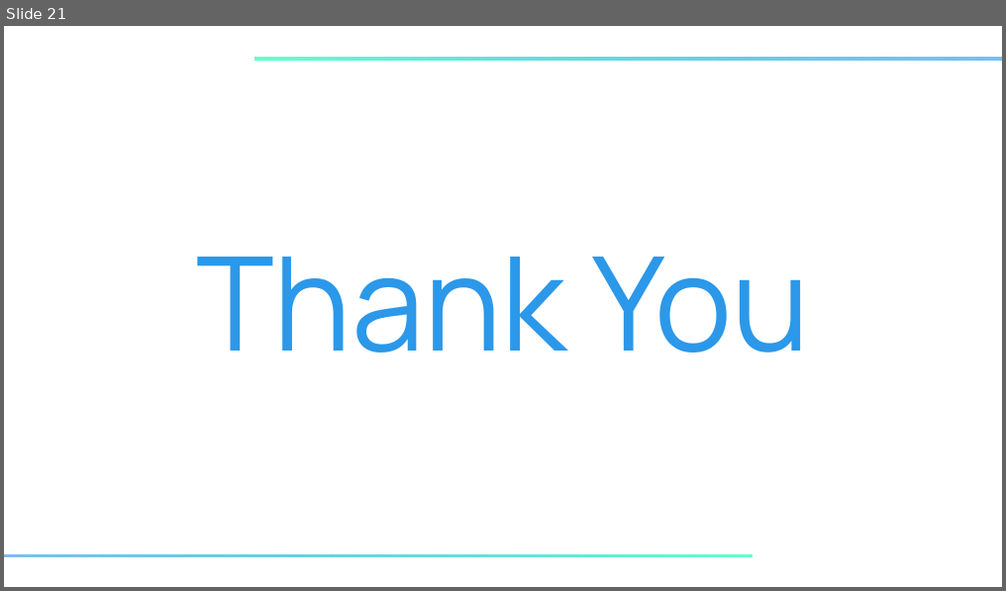
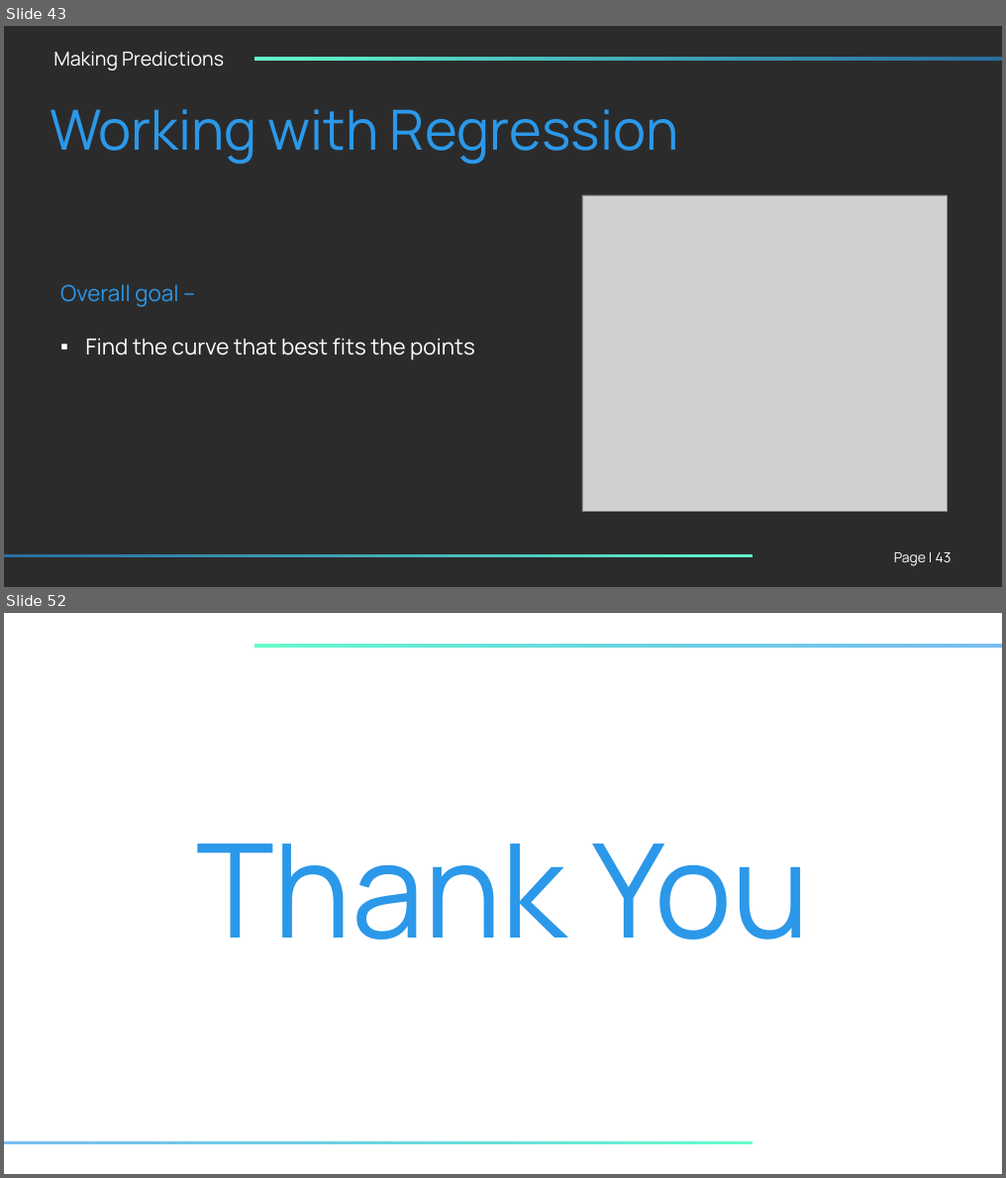
Before and after one commit to KMINDS-Org/INFERENCE-ITERATION-1-, a slide deck: Lvl1_1_ML_Starter_Pack/Class_1/Lvl_1_ML_Starter_Pack_Class_1.pptx. Shown one above the other, each under a label of ours: slide 21 before the commit, slides 43 and 52 after it; the slides between them are not shown. The pictures are 1006x591 and 1006x1178 pixels, drawn with LibreOffice and Linux fonts; fonts in the diff are those of the drawing; grey boxes stand for pictures; background and template pictures are left out; a plain dark background stands for a picture behind light text. Boxes give left, top, right and bottom in pixels: in the first picture for what was removed or moved away, otherwise in the second. Text is boxed around its words. In the diff, an @@ line names an element or a change of style, - is before the commit and + after.

```diff
--- a/Lvl1_1_ML_Starter_Pack/Class_1/Lvl_1_ML_Starter_Pack_Class_1.pptx
+++ b/Lvl1_1_ML_Starter_Pack/Class_1/Lvl_1_ML_Starter_Pack_Class_1.pptx
@@ slide 43 added at (x1=4, y1=26, x2=1002, y2=587), background picture (left out) @@
@@ text added at (x1=54, y1=51, x2=224, y2=71), 28 pt, text #FFFFFF @@
+Making Predictions
@@ rectangle added at (x1=255, y1=57, x2=1002, y2=60), fill gradient #2B98E9 to #66FFCC @@
@@ text added at (x1=50, y1=109, x2=679, y2=165), 80 pt, text gradient #2B98E9 to #66FFCC @@
+Working with Regression
@@ picture added at (x1=582, y1=195, x2=946, y2=512) @@
@@ text added at (x1=60, y1=284, x2=475, y2=361), 32 pt, text #FFFFFF @@
+Overall goal –
+▪ Find the curve that best fits the points
@@ rectangle added at (x1=4, y1=555, x2=752, y2=558), fill gradient #2B98E9 to #66FFCC @@
@@ text added at (x1=894, y1=553, x2=926, y2=567), 20 pt, text #FFFFFF @@
+Page |
@@ page number added at (x1=936, y1=553, x2=951, y2=563), 20 pt, text #FFFFFF @@
+43
@@ what was slide 21 is now slide 52 @@
```
Also in this commit, not shown: 15 slides changed, 30 other slides added, 1 other file.
